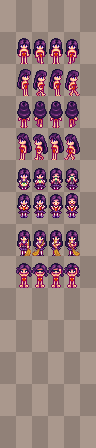
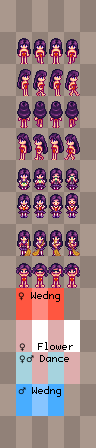
Layers edited between the first and the second w=96, h=448 image:
added layer "Layer 28" in group "background" over [16, 288, 80, 416]
